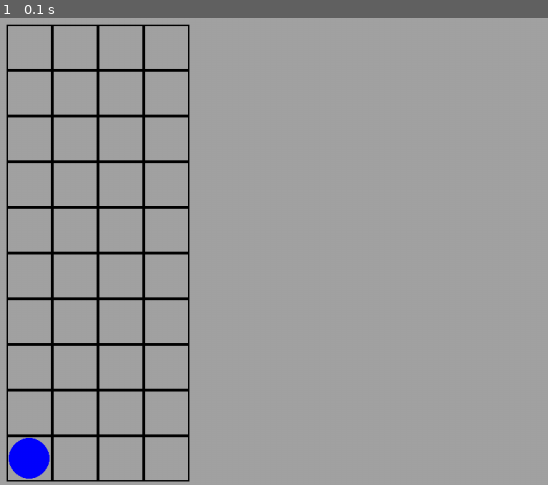
Above: before the commit, frame 1.
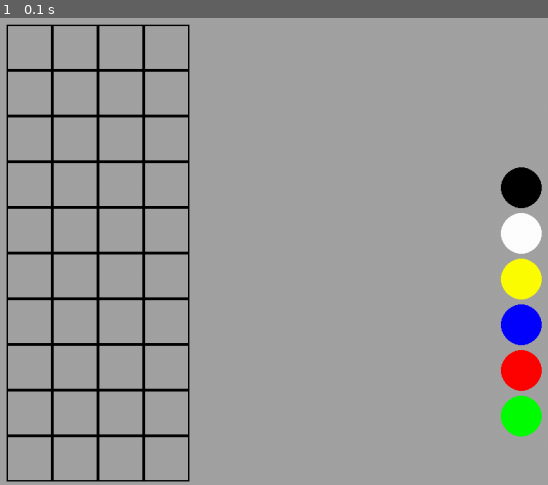
Above: after the commit, the same moment.

Repository: jfkehoe/mastermind
Game: pygame game, started from mastermind.py
Same seed, same stepped clock (60 frames per second), same inputs: the game is played once before the commit and once after it.
Inputs:
- Up to frame 1 (0.1 s): no input

The runs differ from the first frame. In frame 1, 3.6% of the frame differs, in the area x 1-99%, y 31-99%.

Commit message:
added a bunch of gui code to move around the pins

Diff:
--- a/mastermind.py
+++ b/mastermind.py
@@ -10,6 +10,9 @@
 x_start = int((width - 4*square_size)/2)
 
 c_radius = int(square_size*.45)
+
+colors = "black white yellow blue red green".split(" ")
+secret_answer = random.choices(colors, k=4)
 
 class SpriteContainer():
     def __init__(self):
@@ -41,8 +44,7 @@
         self.all_sprites = []
         self.sprite_rows = []
 
-class PinCon(SpriteContainer):
-    pass
+PinCon = SpriteContainer
 
 class GridSquare(Sprite):
     def __init__(self):
@@ -63,7 +65,7 @@
         self.rect = rect
         self.color = color
 
-    def draw():
+    def draw(self):
         pygame.draw.circle(screen, self.color, self.rect.center, c_radius)
 
 
@@ -91,27 +93,82 @@
     grid_squares.sprite_rows.append(c_row)
     cy += square_size
 
-grid_squares.sprite_rows[9][0].set_pin("blue")
+#grid_squares.sprite_rows[9][0].set_pin("blue")
 
+#setup pin prototypes
+pins = PinCon()
 
+cy = height - 7 * square_size
+cx = width - 5 - square_size
+for c in "black white yellow blue red green".split(" "):
+    r = pygame.Rect(cx, cy, square_size, square_size)
+    cp = Pin(r, c)
+    pins.add(cp)
+    cy += square_size
+
+row_idx = len(grid_squares.sprite_rows) - 1
+floating_pin = None
 while running:
     # poll for events
     # pygame.QUIT event means the user clicked X to close your window
+    check_row = False
     for event in pygame.event.get():
         if event.type == pygame.QUIT:
             running = False
+        elif event.type == pygame.MOUSEBUTTONDOWN:
+            (x,y) = pygame.mouse.get_pos()
+            for p in pins.all_sprites:
+                if p.rect.collidepoint(x, y):
+                    color = p.color
+                    rect = pygame.Rect(0,0,square_size,square_size)
+                    floating_pin = Pin(rect, color)
+        elif event.type == pygame.MOUSEBUTTONUP:
+            for cgs in grid_squares.sprite_rows[row_idx]:
+                if cgs.rect.collidepoint(pygame.mouse.get_pos()):
+                    cgs.color = floating_pin.color
+                    cgs.circle = True
+                    check_row = True
+
+            floating_pin = None
+
+    if check_row:
+        decr = True
+        for i in grid_squares.sprite_rows[row_idx]:
+            if i.circle == False:
+                decr = False
+
+        #test how close the guess is
+        if decr:
+            user_answer = [i.color for i in grid_squares.sprite_rows[row_idx]]
+            ###### was working here
+
+
+        if decr and row_idx > 0:
+            row_idx -=1
+        elif decr:
+            print("Game done")
+
+
 
     # fill the screen with a color to wipe away anything from last frame
     screen.fill("gray64")
 
     # RENDER YOUR GAME HERE
     grid_squares.update()
+    pins.update()
+    if floating_pin:
+        floating_pin.rect.center = pygame.mouse.get_pos()
+
 
     grid_squares.draw()
+    pins.draw()
+    if floating_pin:
+        floating_pin.draw()
+
 
     # flip() the display to put your work on screen
     pygame.display.flip()
 
-    clock.tick(60)  # limits FPS to 60
+    clock.tick(30)  # limits FPS to 60
 
 pygame.quit()
